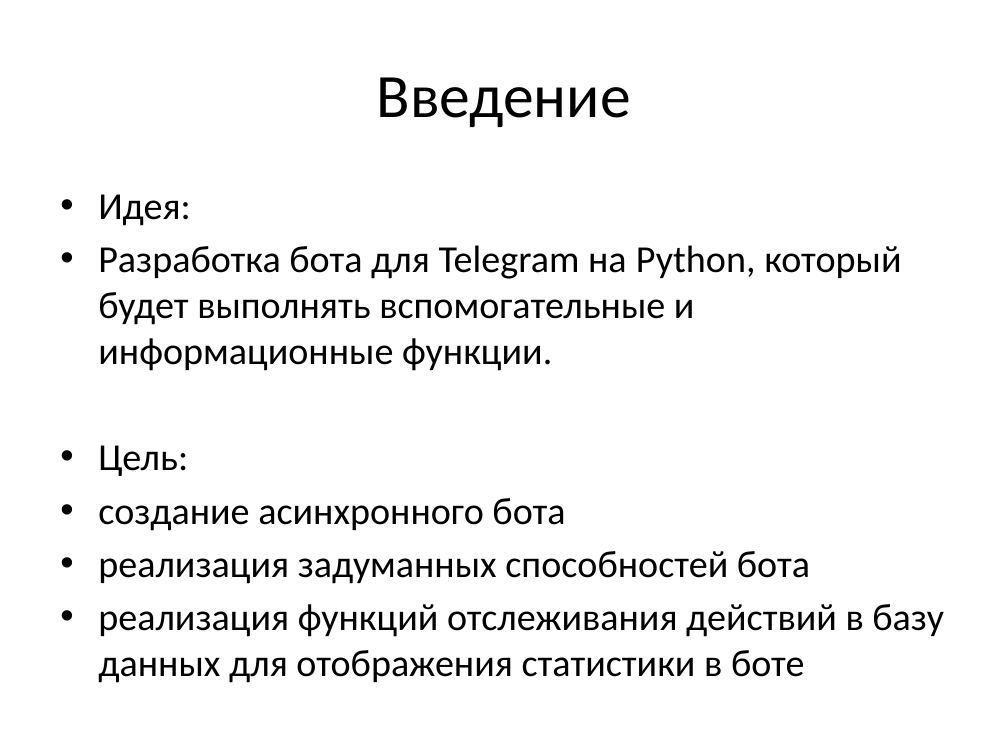
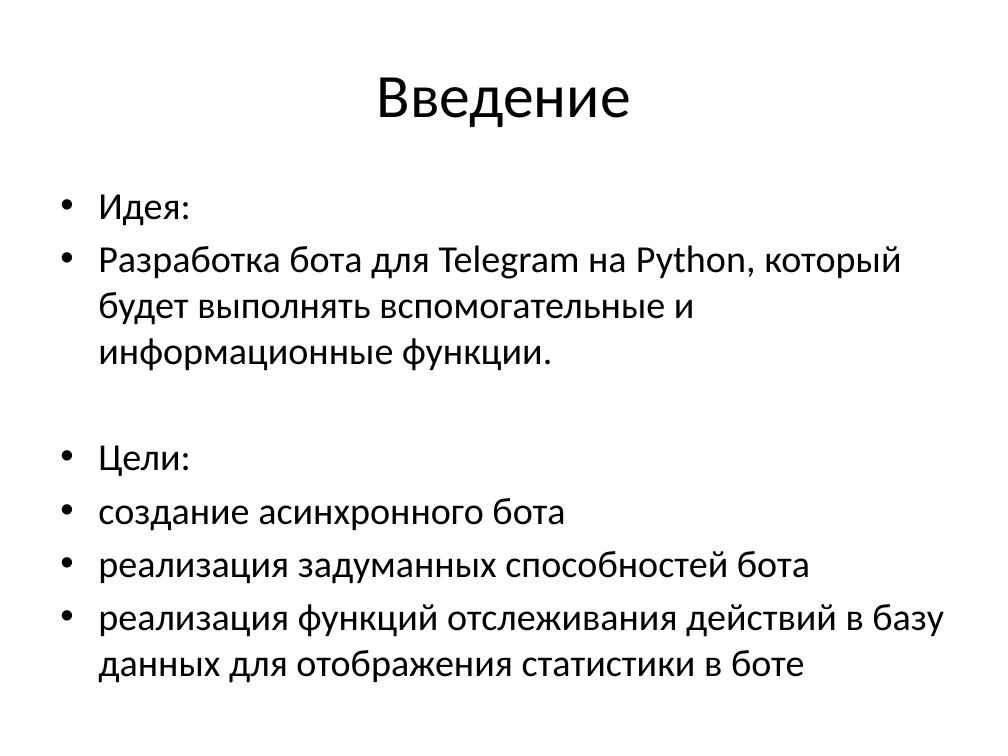
Before and after one commit to ma3rd-nepon/Telegram-bot, a slide deck: slide 2 of Информационный бот.pptx. Drawn at 1008x756 pixels with LibreOffice and Linux fonts; fonts in the diff are those of the drawing. Boxes give left, top, right and bottom in pixels: in the first picture for what was removed or moved away, otherwise in the second. Text is boxed around its words. In the diff, an @@ line names an element or a change of style, - is before the commit and + after.

```diff
--- a/Информационный бот.pptx
+++ b/Информационный бот.pptx
@@ text at bbox=[98, 445, 191, 476]: text changed @@
-• Цель:
+• Цели:
```
Also in this commit, not shown: 3 other slides changed, 1 slide added, 9 other files.
